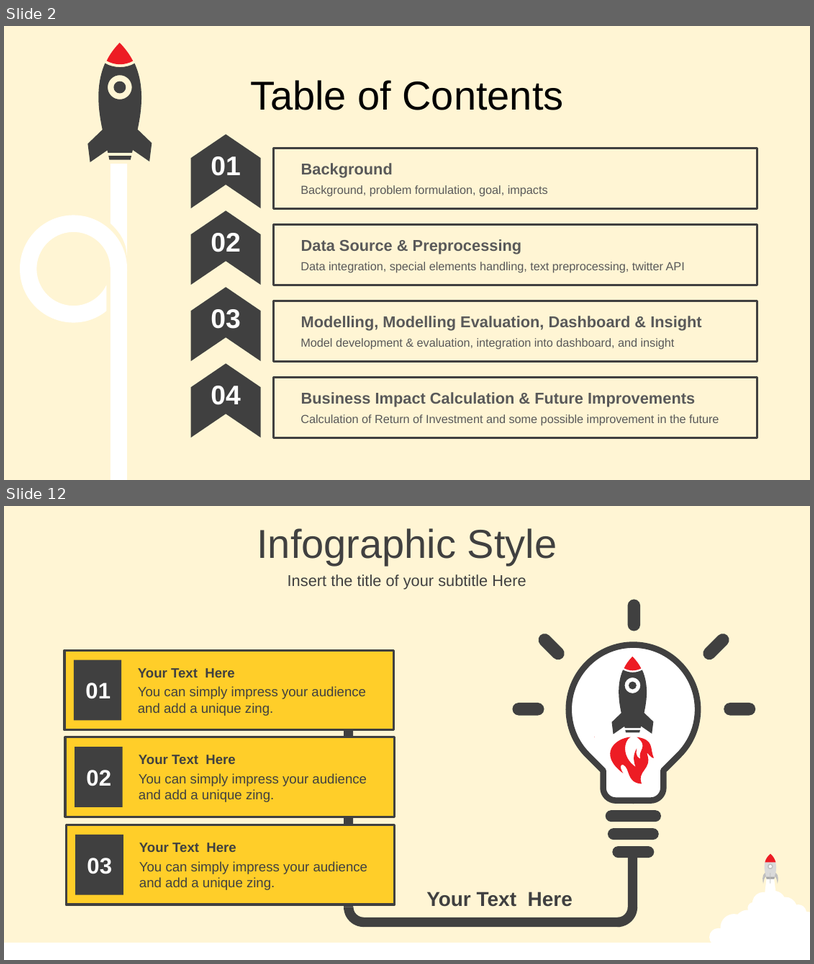
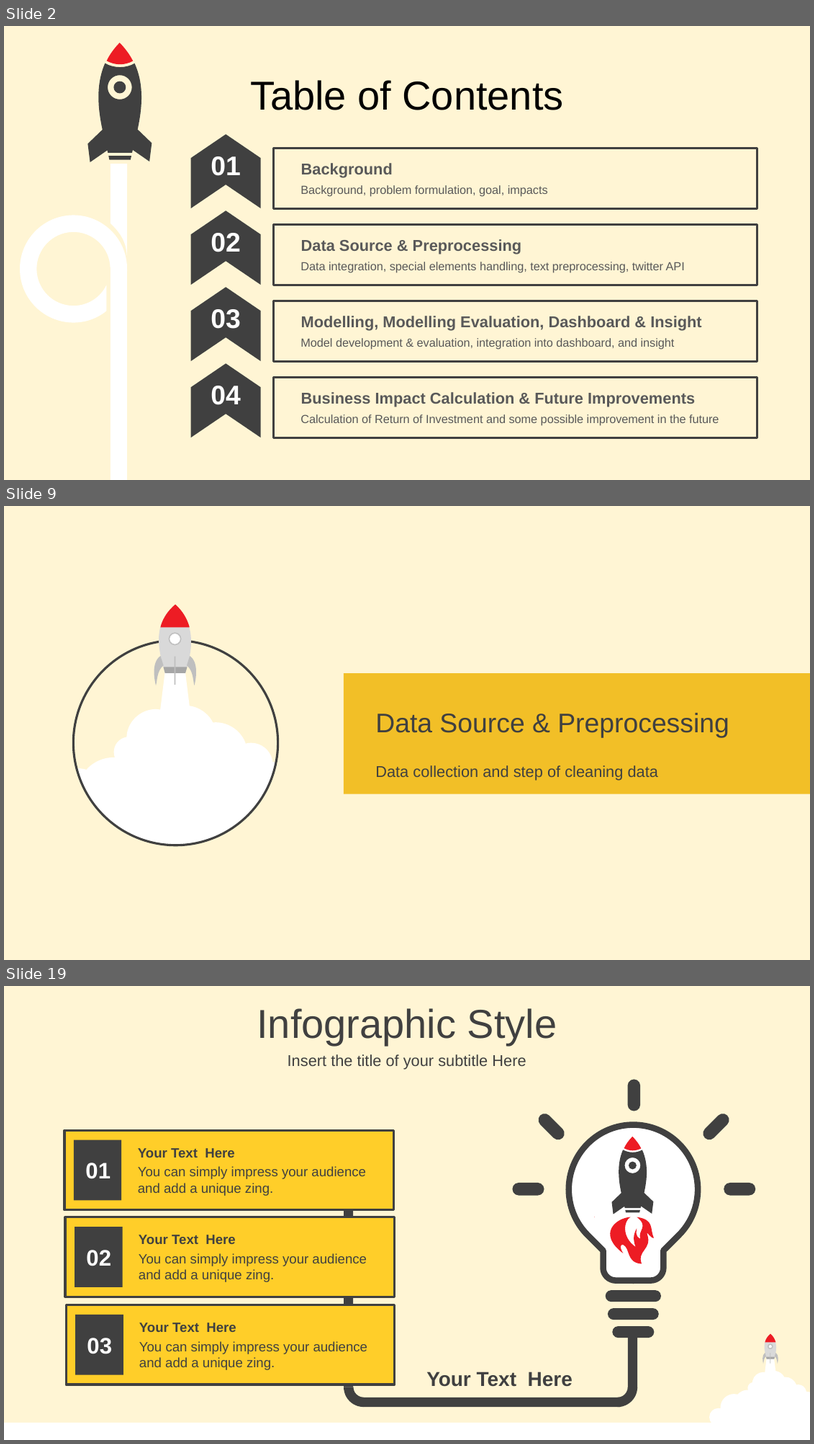
Before and after one commit to Damianus04/data-science-purwadhika-final-project, a slide deck: 0-Final-Project-Presentation.pptx. Shown one above the other, each under a label of ours: slides 2 and 12 before the commit, slides 2, 9 and 19 after it; the slides between them are not shown. The pictures are 814x964 and 814x1444 pixels, drawn with LibreOffice and Linux fonts; fonts in the diff are those of the drawing. Boxes give left, top, right and bottom in pixels: in the first picture for what was removed or moved away, otherwise in the second. Text is boxed around its words. In the diff, an @@ line names an element or a change of style, - is before the commit and + after.

```diff
--- a/0-Final-Project-Presentation.pptx
+++ b/0-Final-Project-Presentation.pptx
@@ slide 9 added at <box>4,506,810,960</box>, background #FFF5D4 @@
@@ group added at <box>73,605,278,844</box>: 6 freeform shapes, 2 ellipses, 1 rectangle @@
@@ rectangle added at <box>344,673,810,794</box>, fill #F2BF27 @@
@@ text added at <box>376,713,730,737</box>, 24 pt, text #404040 @@
+Data Source & Preprocessing
@@ text added at <box>376,765,658,780</box>, 14 pt, text #404040 @@
+Data collection and step of cleaning data
@@ what was slide 12 is now slide 19 @@
```
Also in this commit, not shown: 3 slides changed, 16 other slides added, 3 other files.
